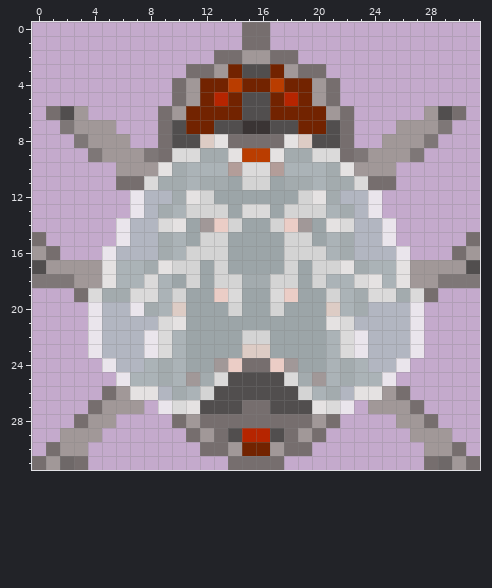
A pixel-art sprite gets an edit: Assets/1_Sprites/Insect_Fly_v_01_01.png. Above is the file before it was changed.
The file is 32x32 pixels. Pixels under 10% opacity are left out. Colours within 5 levels of each other are drawn and written as one.
New version:
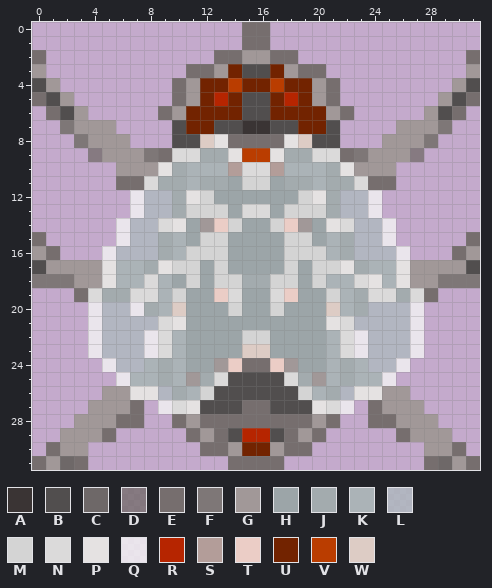
Palette (. is transparent): A #3a3434  B #514e4e  C #6e6868  D #766e6ecc  E #766e6e  F #7e7777  G #a19898  H #9ca5a8  J #a3abae  K #abb3b7  L #aeb9becc  M #d4d4d4  N #dbdada  P #e5e2e2  Q #f4f4f4cc  R #b62500  S #b39d99  T #ebcdc6  U #722300  V #ba3d00  W #ddccc5
From old to new:
@@ x 0..31 @@
  1 ...............EE...............
- 2 .............EEGGEE.............
- 3 ...........EEGUBBUGEE...........
- 4 ..........EGUUVUUVUUGE..........
- 5 ..........EGURUBBURUGE..........
+ 2 E............EEGGEE............E
+ 3 G..........EEGUBBUGEE..........G
+ 4 BG........EGUUVUUVUUGE........GB
+ 5 EBG.......EGURUBBURUGE.......GBE
  6 .EBG.....EGUUUUBBUUUUGE.....GBE.
- 7 ..FGGG...EBUUBBAABBUUBE...GGGF..
- 8 ...FGGG..EBBWPEEEEPWBBE..GGGF...
- 9 ....FGGGFENNJJPVVPJJNNEFGGGF....
+ 7 ..FGGG....BUUBBAABBUUB....GGGF..
+ 8 ...FGGG...BBWPEEEEPWBB...GGGF...
+ 9 ....DGGGFENNJJPVVPJJNNEFGGGD....
 10 ......GGGPJKKKSNNSKKKJPGGG......
@@ x 7..24 @@
 12 QLLJPMHHHHHHMPJLLQ
-13 QLJKMMMHNNHMMMKJLQ
+13 QLLJMMMHNNHMMMJLLQ
 14 LLNPHGTMHHMTGHPNLL
@@ x 0..31 @@
 25 ......QKKJKGJNBBBBNJGKJKKQ......
-26 .....EGPPLJKMBBBBBBMKJLPPGE.....
-27 ....EGGG.QNPBBBEEBBBPNQ.GGGE....
-28 ...EGG....EGEEEEEEEEGE....GGE...
-29 ..GGG......EGEBRRBEGE......GGG..
+26 .....GGPPLJKMBBBBBBMKJLPPGG.....
+27 ....GGGE.QNPBBBEEBBBPNQ.EGGG....
+28 ...GGGEE..EGEEEEEEEEGE..EEGGG...
+29 ..GGGE.....EGEBRRBEGE.....EGGG..
 30 .EGG........EEGUUGEE........GGE.
